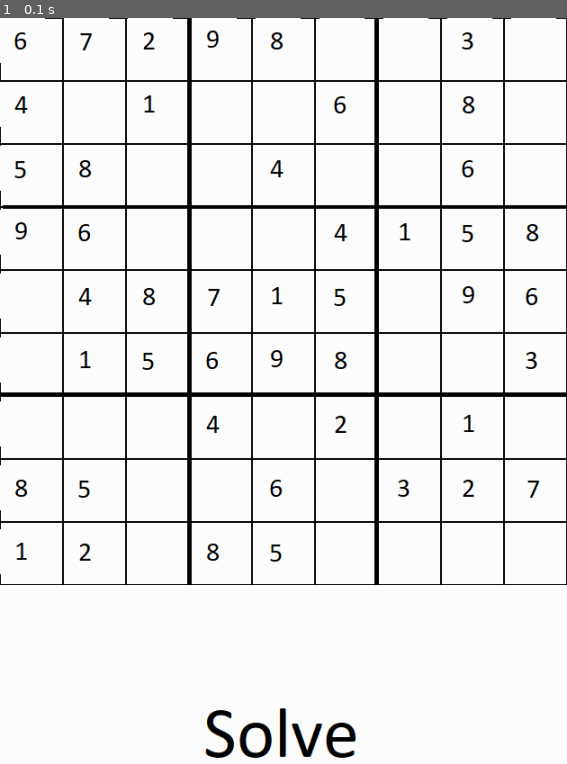
Above: before the commit, frame 1.
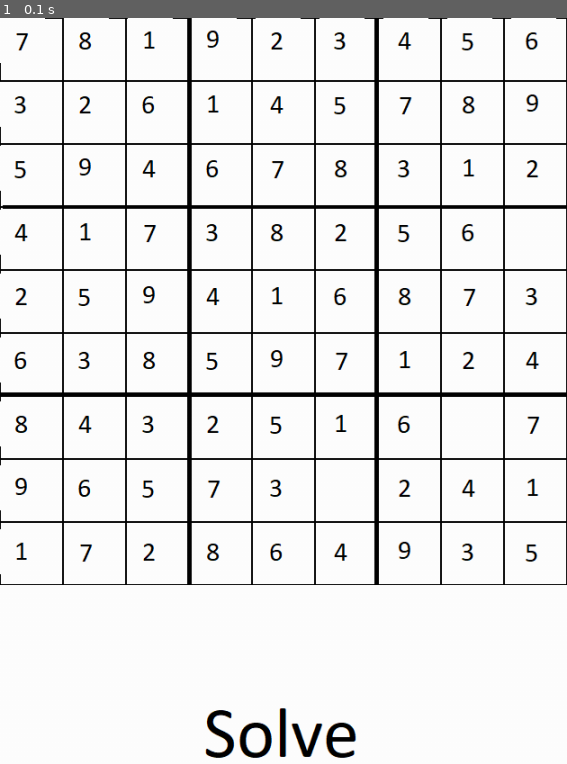
Above: after the commit, the same moment.

Repository: alexandre-assad/MySudoku
Game: pygame game, started from main.py
The game is run twice, just before and just after one commit, with the same random seed, the same clock (stepped at 60 frames per second) and the same inputs.
Inputs:
- Up to frame 1 (0.1 s): no input

The runs differ from the first frame. In frame 1, 2.6% of the frame differs, in the area x 2-96%, y 1-73%.

Commit message:
[FIX] Complete simple work better

Diff:
--- /dev/null
+++ b/assets/sudoku_grids/sudoku4.txt
@@ -0,0 +1,9 @@
+3______8_
+1__6_3__2
+56_______
+_8_1__97_
+___5_____
+2_9__4___
+__1___62_
+_______43
+_7__5_1__
--- a/assets/sudoku_grids/test.txt
+++ b/assets/sudoku_grids/test.txt
@@ -1,9 +1,9 @@
 534678912
-672195_48
+672195348
 198342567
-_59761423
+859761423
 426853791
 713924856
-96153_284
-28741963_
+961537284
+287419635
 345286179
--- a/main.py
+++ b/main.py
@@ -7,8 +7,11 @@
 
 
 
-current_map = complete_values_simple(generate_map_from_txt("sudoku1.txt"))
+current_map = generate_map_from_txt("sudoku2.txt")
 print(current_map)
+print(backtracking(current_map))
+print(current_map.is_grid_correct())
+
 
 
 """
--- a/src/generator/backtracking.py
+++ b/src/generator/backtracking.py
@@ -2,13 +2,36 @@
 from src.utils.random_manager import *
 from src.tools.constant import *
 
+
+def backtracking(grid):
+    if grid.is_grid_correct() == False:
+        return False
+    elif grid.first_empty_case() == True:
+        if grid.is_grid_correct():
+            return grid
+
+    grid = complete_values_simple(grid)
+    basic_grid = grid
+
+    for potential_value in grid.g_matrix[grid.first_empty_case()[0]][grid.first_empty_case()[1]].potential_value:
+        print(basic_grid)
+        grid.g_matrix[grid.first_empty_case()[0]][grid.first_empty_case()[1]].value = potential_value
+
+
+        if backtracking(grid) != False:
+            return backtracking(grid)
+
+        grid = basic_grid
+
+
+
 def complete_values_simple(grid):
     """
     Input : a grid
+    Basic code : for each box 3x3, see if there is a number that could only be place at one case
     Output : either false if there is a problem, or the grid completed with easy values
     """
     while True:
-
         for number in range(1,10):
 
             for x_box in range (3):
@@ -18,13 +41,16 @@
                     if is_number_alone(number,x_box,y_box,grid) != False:
 
                         grid.g_matrix[is_number_alone(number,x_box,y_box,grid)[0]][is_number_alone(number,x_box,y_box,grid)[1]].value = number
-                        number = 0
-            if number == 9:
-                return grid
+                        return complete_values_simple(grid)
+        grid.get_potential()
+        return grid
 
 
 def is_number_alone(number, x_box,y_box,grid):
-
+    """
+    Input : a number, numbers of the box(x and y), and a grid
+    Output : False if the number could not be place easily in the box, or the coordinates if it can
+    """
     compteur = 0
 
     position = [0,0]
@@ -37,8 +63,12 @@
 
                 if grid.is_case_numbered(x_box*3+i,y_box*3+j,number):
 
+
                     compteur +=1
                     position = [x_box*3+i,y_box*3+j]
+
+                    #if x_box == 2 and y_box==2:
+                        #print("Last Case",i,j,position)
 
     if compteur == 1:
 
--- a/src/generator/grid.py
+++ b/src/generator/grid.py
@@ -120,16 +120,21 @@
     """
 
     def is_good_case_line(self,x,y):
+        list_number = []
         for i in range(9):
-            if i != x:
-                if self.g_matrix[i][y].value == self.g_matrix[x][y].value:
+            if self.g_matrix[i][y].value != 0:
+                if self.g_matrix[i][y].value not in list_number:
+                    list_number.append(self.g_matrix[i][y].value)
+                else:
                     return False
+        list_number = []
         for j in range(9):
-            if j != y:
-                if self.g_matrix[x][j].value == self.g_matrix[x][y].value:
+            if self.g_matrix[x][j].value != 0:
+                if self.g_matrix[x][j].value not in list_number:
+                    list_number.append(self.g_matrix[x][j].value)
+                else:
                     return False
         return True
-
 
     """
     Input : the grid completed
@@ -140,3 +145,9 @@
             if self.is_good_case_line(i,i) != True:
                     return False
         return True
+
+    def get_potential(self):
+        for i in range(9):
+            for j in range(9):
+                if self.g_matrix[i][j].value == 0:
+                    self.g_matrix[i][j].get_value(inter(self.potential_value_lines(i,j),self.potential_value_box(i,j)))
